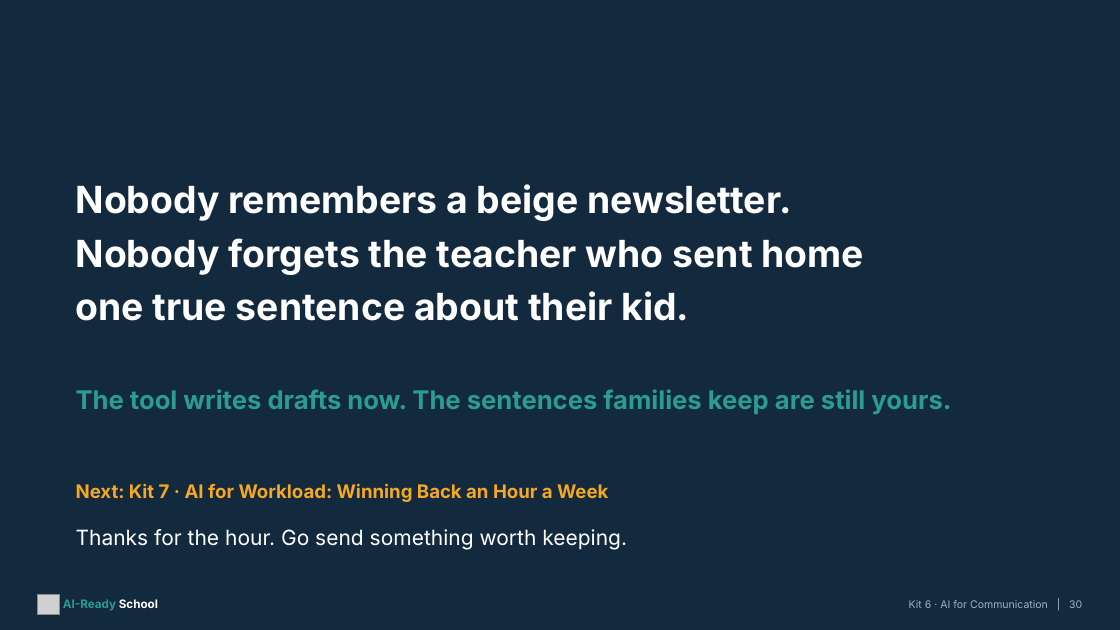
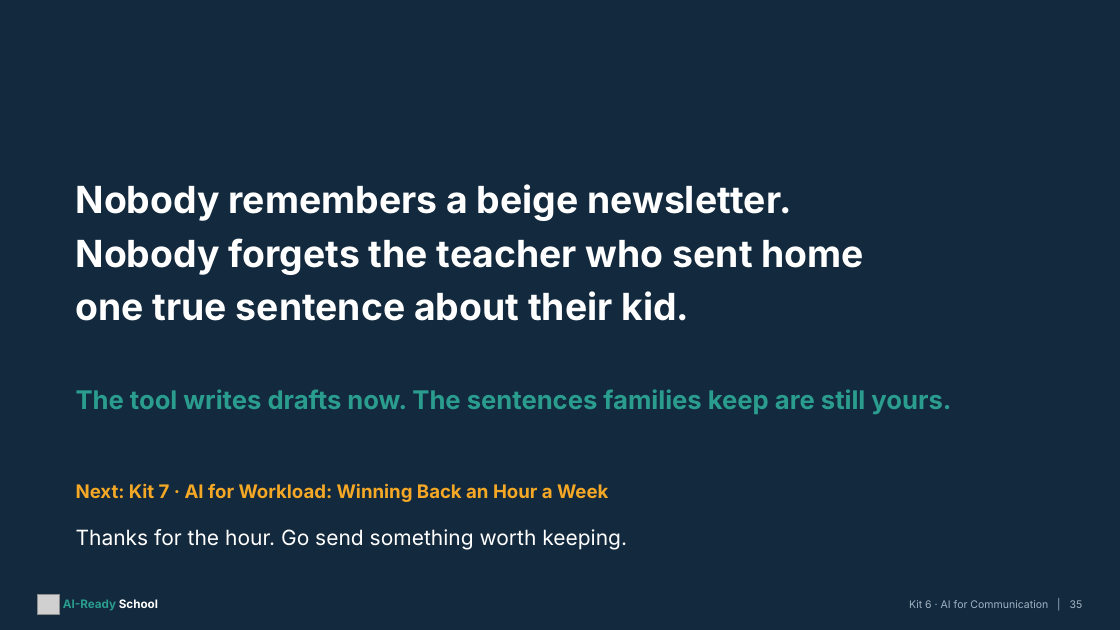
Before and after one commit to aspinozzi1/Ai-School-Ready, a slide deck: slide 35 of kits/kit06/Kit06_PresentationDeck.pptx (slide 30 before the commit). Drawn at 1120x630 pixels with LibreOffice and Linux fonts; fonts in the diff are those of the drawing; grey boxes stand for pictures. Boxes give left, top, right and bottom in pixels: in the first picture for what was removed or moved away, otherwise in the second. Text is boxed around its words. In the diff, an @@ line names an element or a change of style, - is before the commit and + after.

```diff
--- a/kits/kit06/Kit06_PresentationDeck.pptx
+++ b/kits/kit06/Kit06_PresentationDeck.pptx
@@ text at box(909, 600, 1083, 608): text changed @@
-Kit 6 · AI for Communication | 30
+Kit 6 · AI for Communication | 35
```
Also in this commit, not shown: 12 other slides changed, 5 slides added, 7 other files.
